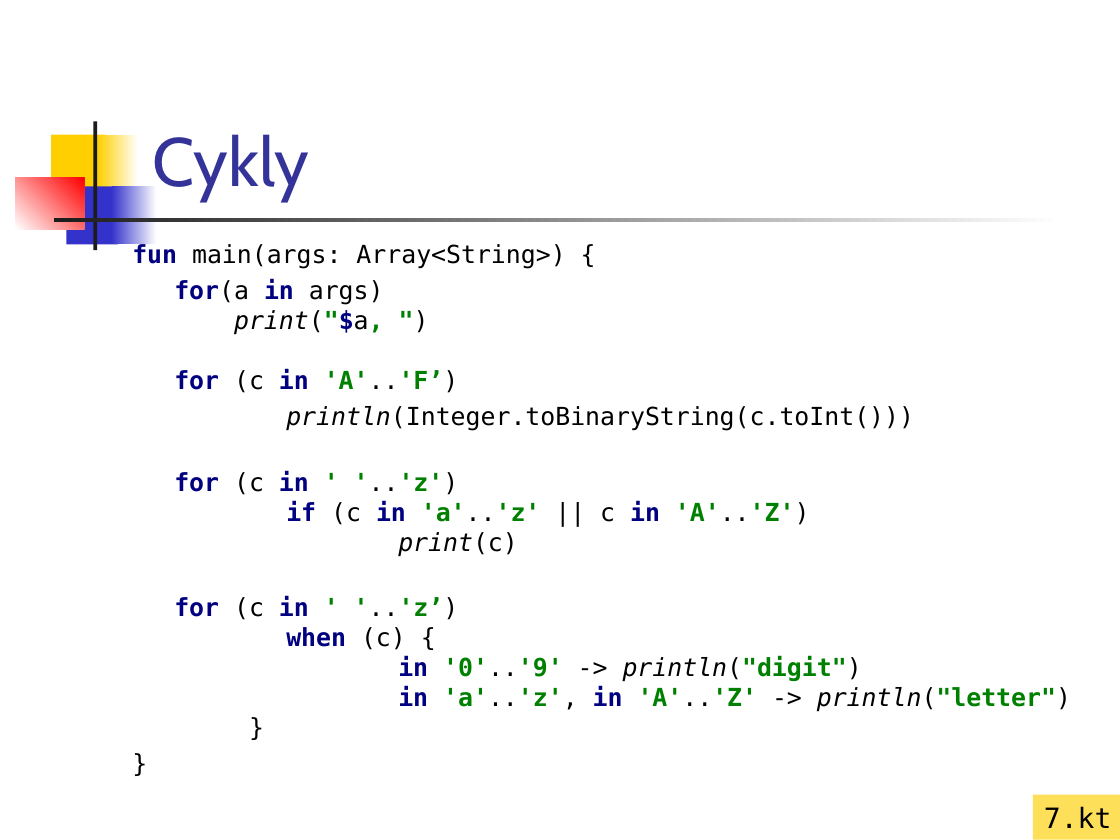
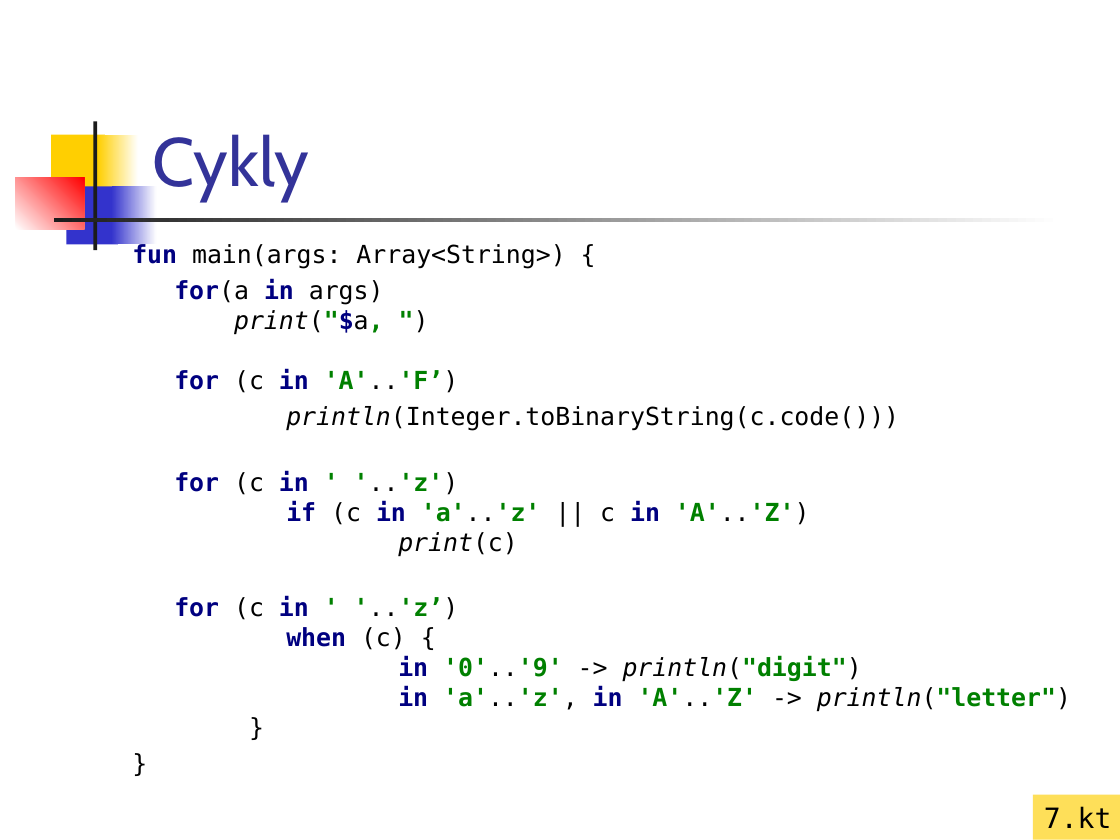
Before and after one commit to vmandro/Prednasky, a slide deck: slide 18 of 01/01_Kotlin.ppt. Drawn at 1120x840 pixels with LibreOffice and Linux fonts; fonts in the diff are those of the drawing. Boxes give left, top, right and bottom in pixels: in the first picture for what was removed or moved away, otherwise in the second. Text is boxed around its words. In the diff, an @@ line names an element or a change of style, - is before the commit and + after.

```diff
--- a/01/01_Kotlin.ppt
+++ b/01/01_Kotlin.ppt
@@ text at <box>286,406,899,431</box>: text changed @@
-println(Integer.toBinaryString(c.toInt()))
+println(Integer.toBinaryString(c.code()))
```
Also in this commit, not shown: 3 other slides changed, 4 other files.
